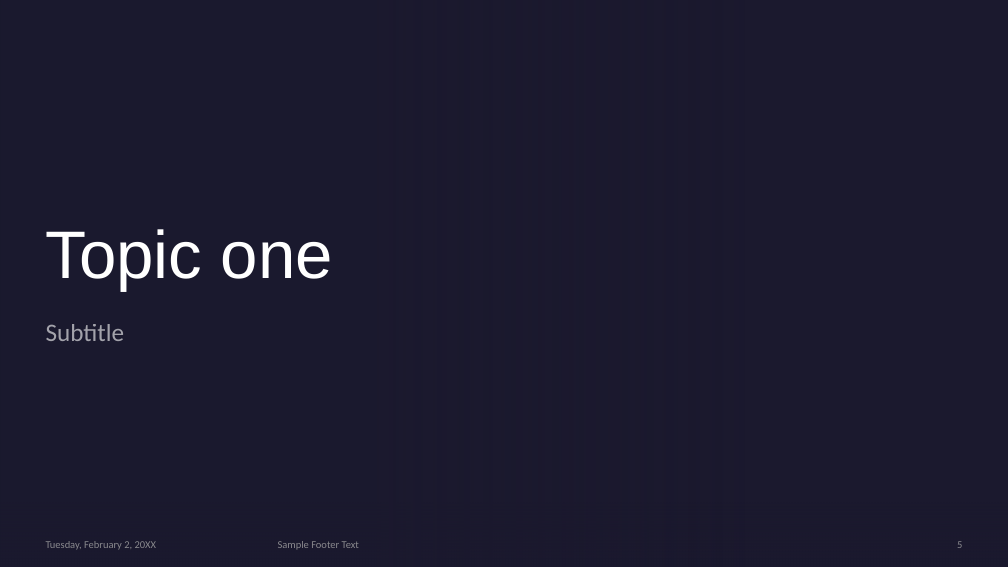
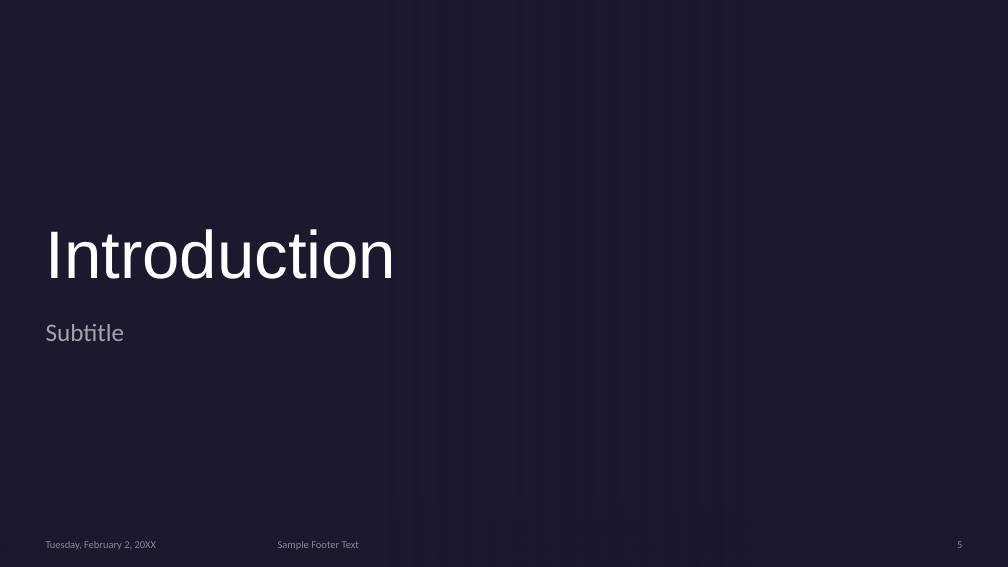
Before and after one commit to CMccormick0003/Data_Science_Salary_Trends, a slide deck: slide 5 of Presentation/draft_presentation_salaries_2023.pptx. Drawn at 1008x567 pixels with LibreOffice and Linux fonts; fonts in the diff are those of the drawing; background and template pictures are left out. Boxes give left, top, right and bottom in pixels: in the first picture for what was removed or moved away, otherwise in the second. Text is boxed around its words. In the diff, an @@ line names an element or a change of style, - is before the commit and + after.

```diff
--- a/Presentation/draft_presentation_salaries_2023.pptx
+++ b/Presentation/draft_presentation_salaries_2023.pptx
@@ title at (x1=46, y1=229, x2=397, y2=279): text changed @@
-Topic one
+Introduction
```
Also in this commit, not shown: 7 other slides changed, 7 slides added, 1 other file.
